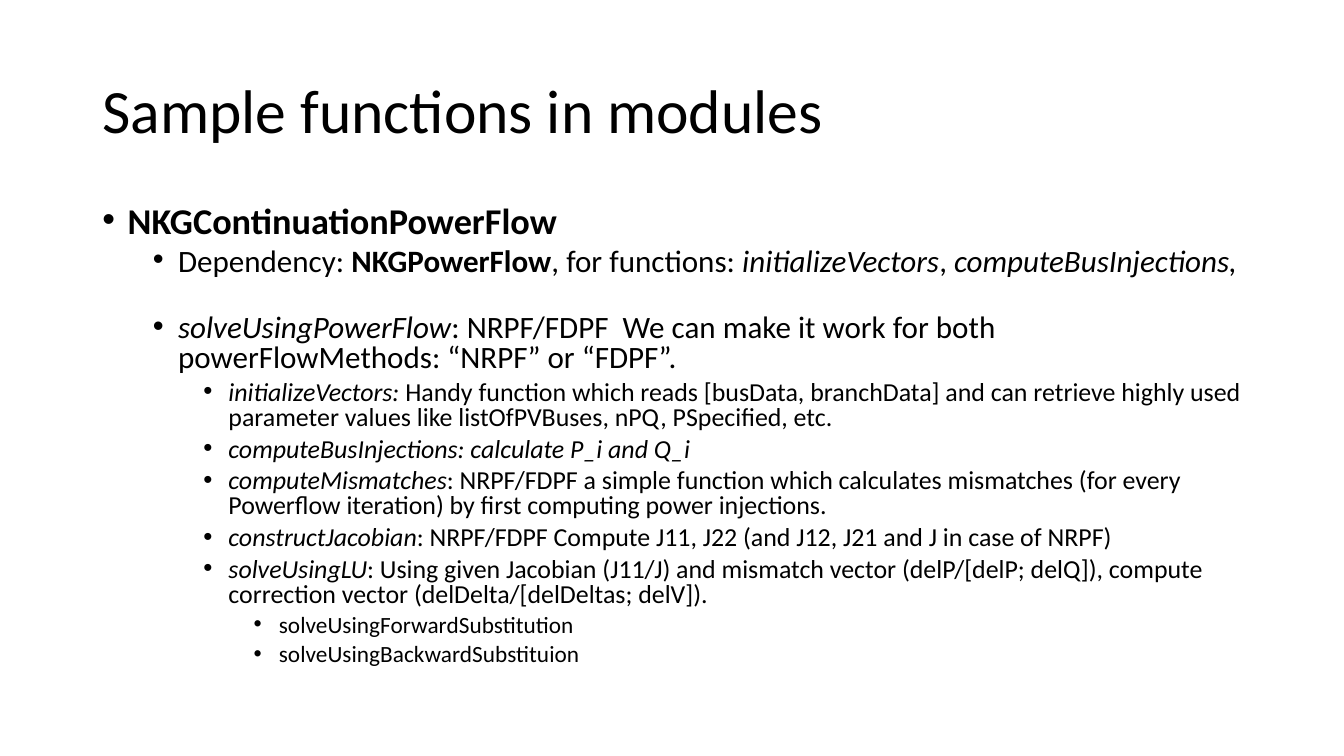
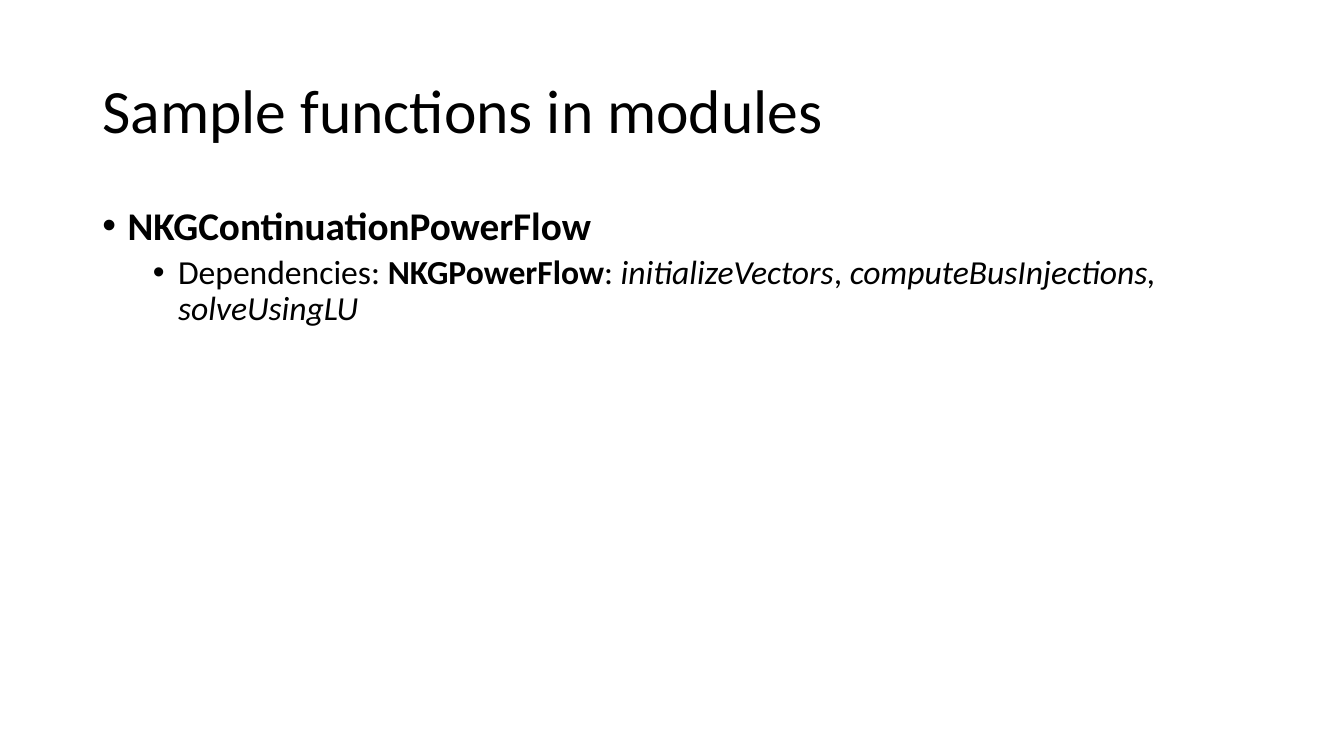
Before and after one commit to Realife-Brahmin/OriginalDocsHub, a slide deck: slide 4 of ee521/plan_for_ee521_in_julia/ee521_julia_plan.pptx. Drawn at 1344x756 pixels with LibreOffice and Linux fonts; fonts in the diff are those of the drawing. Boxes give left, top, right and bottom in pixels: in the first picture for what was removed or moved away, otherwise in the second. Text is boxed around its words. In the diff, an @@ line names an element or a change of style, - is before the commit and + after.

Commit message:
colour coded project names and added more functions to modules

```diff
--- a/ee521/plan_for_ee521_in_julia/ee521_julia_plan.pptx
+++ b/ee521/plan_for_ee521_in_julia/ee521_julia_plan.pptx
@@ text at box(128, 212, 591, 241): size 25.9 to 28 pt in "NKGContinuationPowerFlow"; line spacing 0.8 to 0.9 @@
@@ text at box(178, 260, 1156, 326): text changed; size 18.5 to 24 pt; italic on @@
-  • Dependency: NKGPowerFlow, for functions: initializeVectors, computeBusInjections,
-  • solveUsingPowerFlow: NRPF/FDPF We can make it work for both powerFlowMethods: “NRPF” or “FDPF”.
-    • initializeVectors: Handy function which reads [busData, branchData] and can retrieve highly used parameter values like listOfPVBuses, nPQ, PSpecified, etc.
-    • computeBusInjections: calculate P_i and Q_i
-    • computeMismatches: NRPF/FDPF a simple function which calculates mismatches (for every Powerflow iteration) by first computing power injections.
-    • constructJacobian: NRPF/FDPF Compute J11, J22 (and J12, J21 and J in case of NRPF)
-    • solveUsingLU: Using given Jacobian (J11/J) and mismatch vector (delP/[delP; delQ]), compute correction vector (delDelta/[delDeltas; delV]).
-      • solveUsingForwardSubstitution
-      • solveUsingBackwardSubstituion
+  • Dependencies: NKGPowerFlow: initializeVectors, computeBusInjections, solveUsingLU
```
Also in this commit, not shown: 3 other slides changed.
